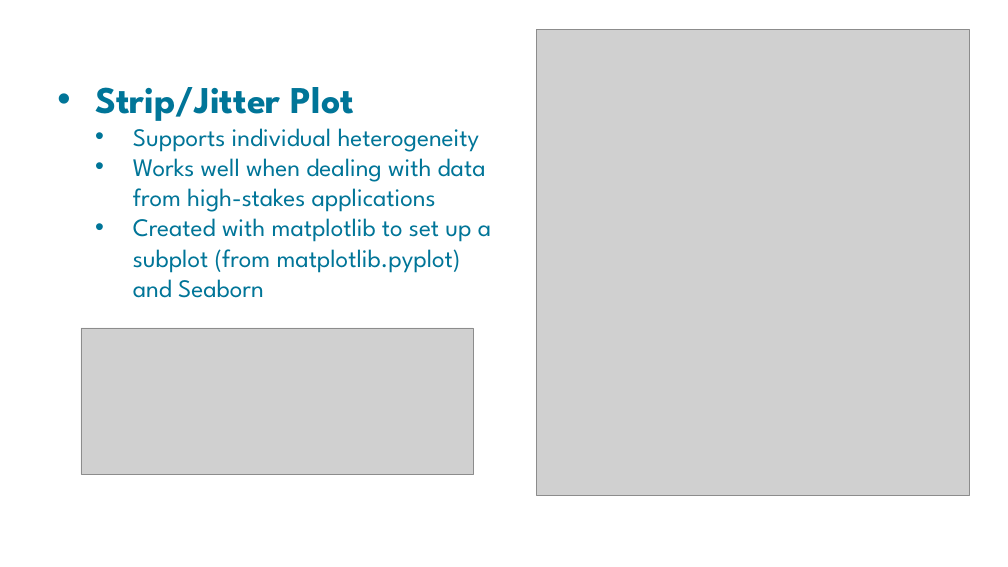
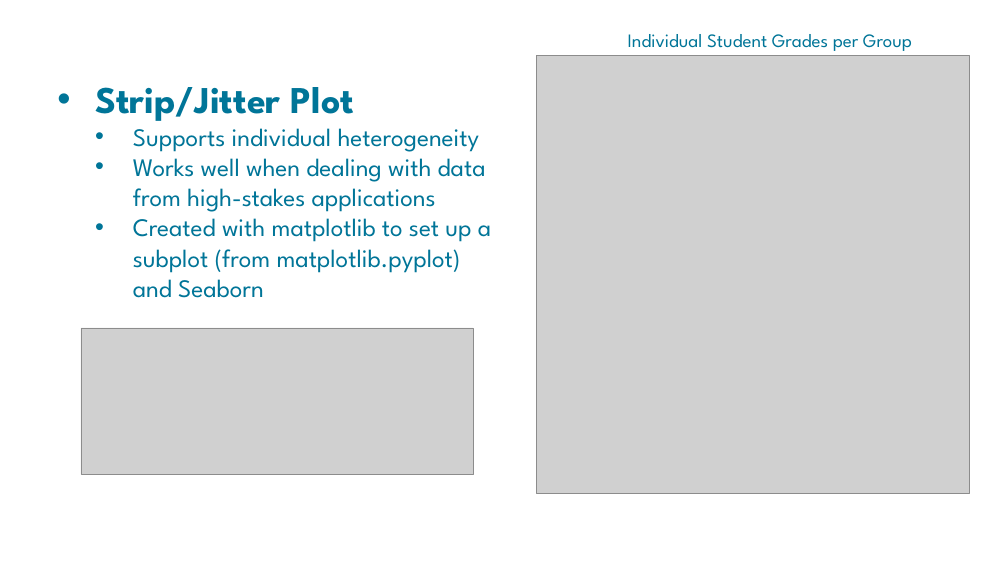
Before and after one commit to FSCJ-FacultyDev/HITEC2023, a slide deck: slide 14 of GBaker_Equitable_Data_Viz_UPLOAD.pptx. Drawn at 1008x567 pixels with LibreOffice and Linux fonts; fonts in the diff are those of the drawing; grey boxes stand for pictures; background and template pictures are left out. Boxes give left, top, right and bottom in pixels: in the first picture for what was removed or moved away, otherwise in the second. Text is boxed around its words. In the diff, an @@ line names an element or a change of style, - is before the commit and + after.

```diff
--- a/GBaker_Equitable_Data_Viz_UPLOAD.pptx
+++ b/GBaker_Equitable_Data_Viz_UPLOAD.pptx
@@ picture: place and size @@
-picture at [537,29,969,495]
+picture at [537,55,969,494]
@@ text added at [628,34,912,51], 18 pt, text #007598 @@
+Individual Student Grades per Group
```
Also in this commit, not shown: 2 other slides changed.
